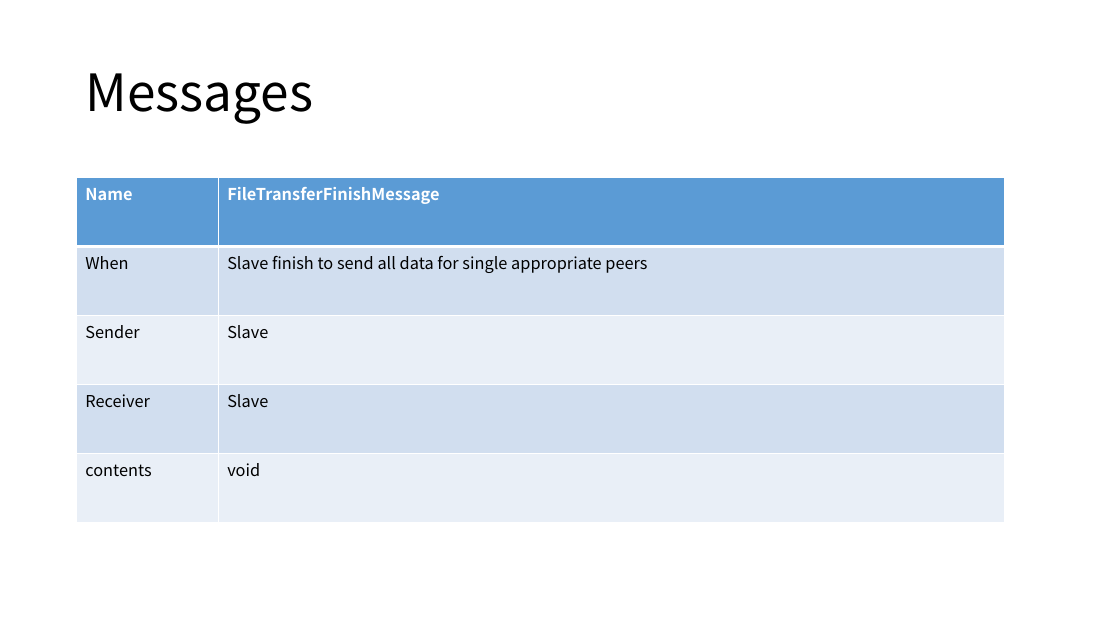
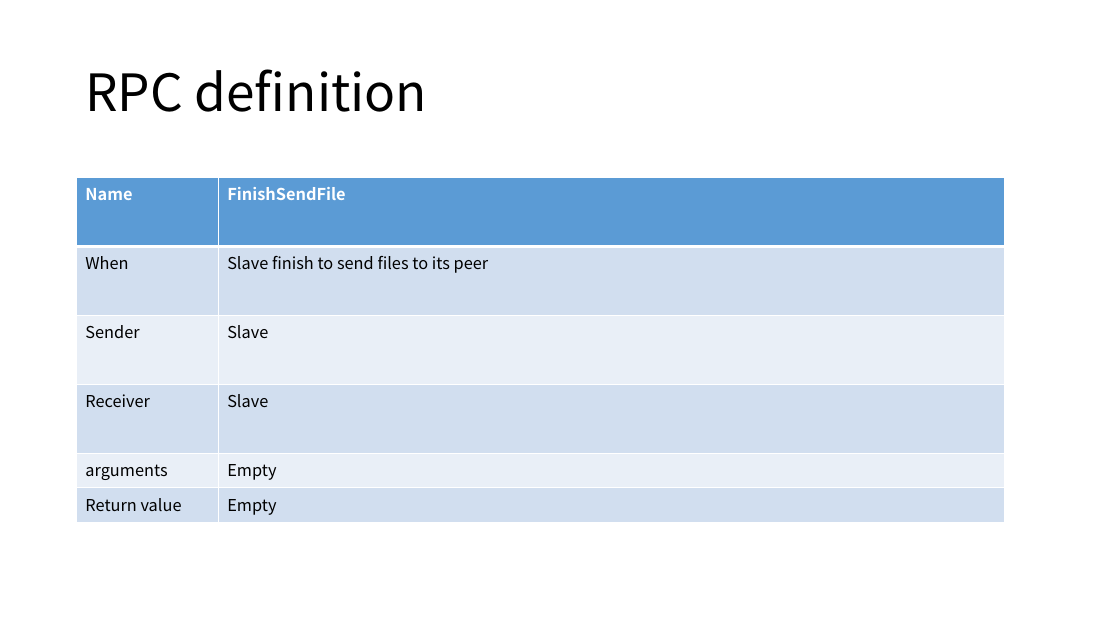
Before and after one commit to GNUp/cs434-doc, a slide deck: slide 18 of project-final.pptx (slide 16 before the commit). Drawn at 1120x630 pixels with LibreOffice and Linux fonts; fonts in the diff are those of the drawing. Boxes give left, top, right and bottom in pixels: in the first picture for what was removed or moved away, otherwise in the second. Text is boxed around its words. In the diff, an @@ line names an element or a change of style, - is before the commit and + after.

```diff
--- a/project-final.pptx
+++ b/project-final.pptx
@@ title at <box>85,69,427,112</box>: text changed @@
-Messages
+RPC definition
@@ table at <box>77,178,1006,523</box> @@
-row 1, column 2: FileTransferFinishMessage
+row 1, column 2: FinishSendFile
-row 2, column 2: Slave finish to send all data for single appropriate peers
+row 2, column 2: Slave finish to send files to its peer
-row 5: contents | void
+row 5: arguments | Empty
+row 6: Return value | Empty
```
Also in this commit, not shown: 11 other slides changed, 20 slides added, 4 slides removed, 1 other file.
